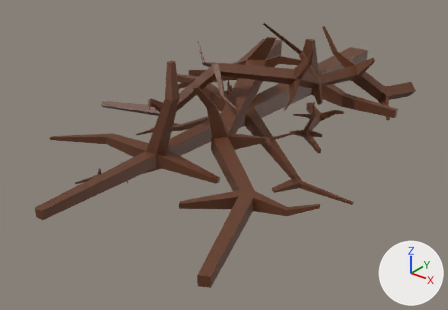
Before and after pictures for a commit that changed the FBX model Assets/DataFiles/Mesh/brushwood.fbx.
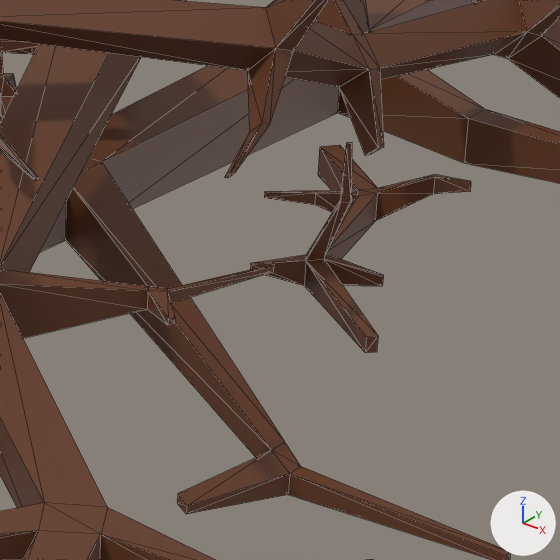
Each version is shown whole from a 50 mm lens placed at (0.771, -1.03, 0.556), pointed at (0.026, -0.099, -0.021), then close up on the part from 51% to 82% of the width and 22% to 66% of the height. Arrows for +X, +Y and +Z are at lower right; the lights stay in place. The close-ups show mesh edges as thin lines. Where no turn or scale is listed for an object, it has been applied to the vertices.

Objects in the first close-up: 'brushwood'.
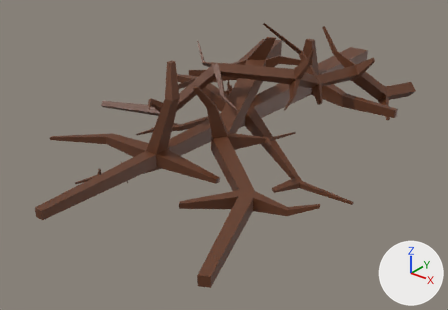
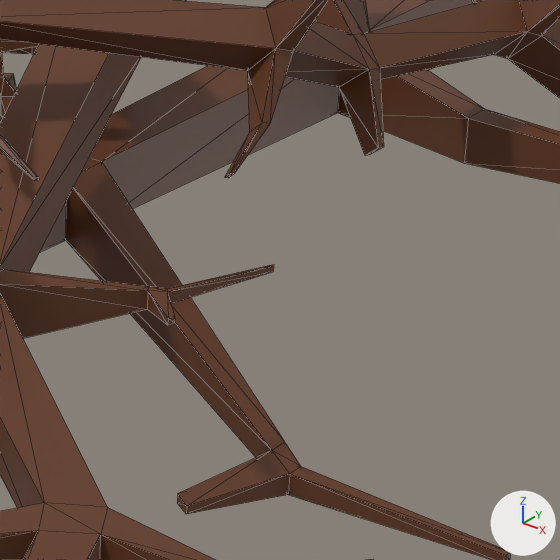
The change, as a list of edits to the scene's bpy script:
```text
Change me_mesh:
    where me_mesh.from_pydata(...)  # 556 vertices, 1084 faces; spans x -0.248..0.383, y -0.544..0.544, z -0.058..0.231
    used by ob_brushwood; location = (0.0, 0.0, 0.0)
    me_mesh part 1: the loose piece of 56 vertices spanning x 0.052..0.208, y -0.014..0.196, z 0.0..0.084 is deleted
```

Changed parts and their boxes (x1, y1, x2, y2) in the close-ups (560 x 560 px):
part 1 of me_mesh, deleted (brown)
    before: (250, 142, 471, 353)
